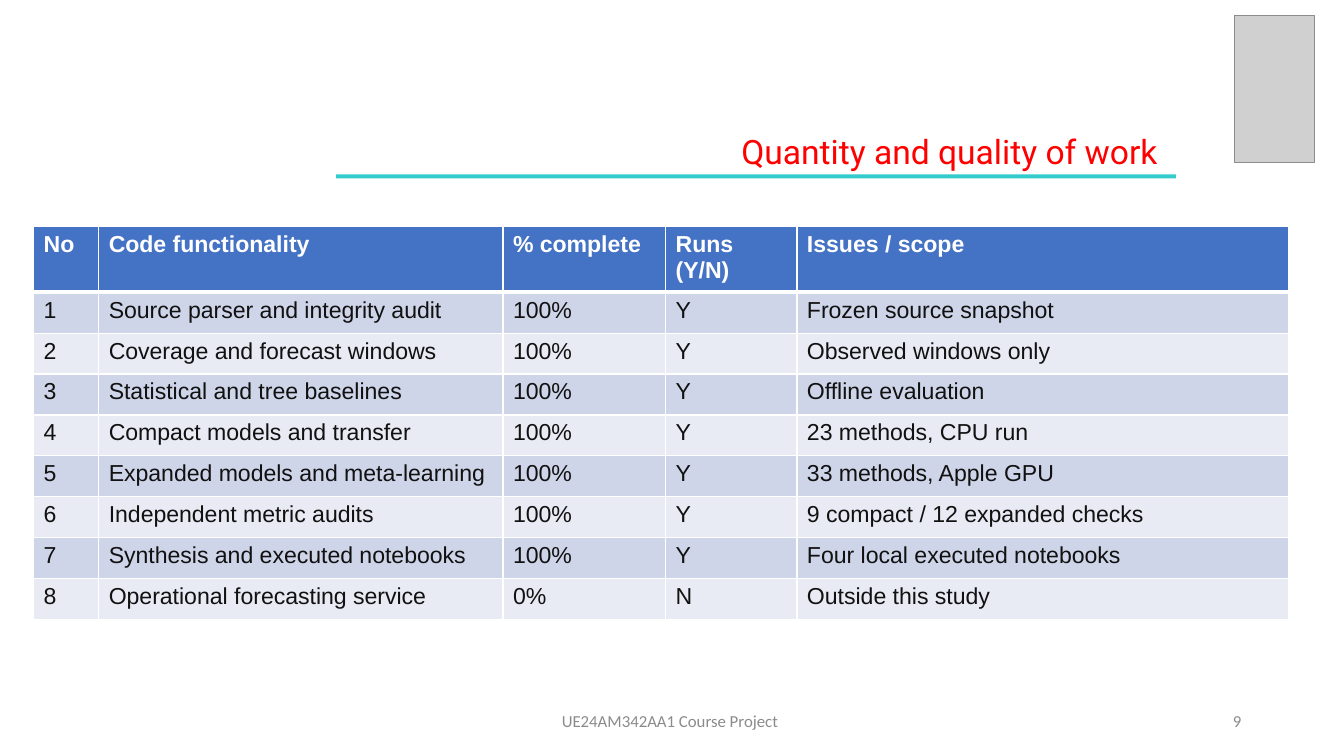
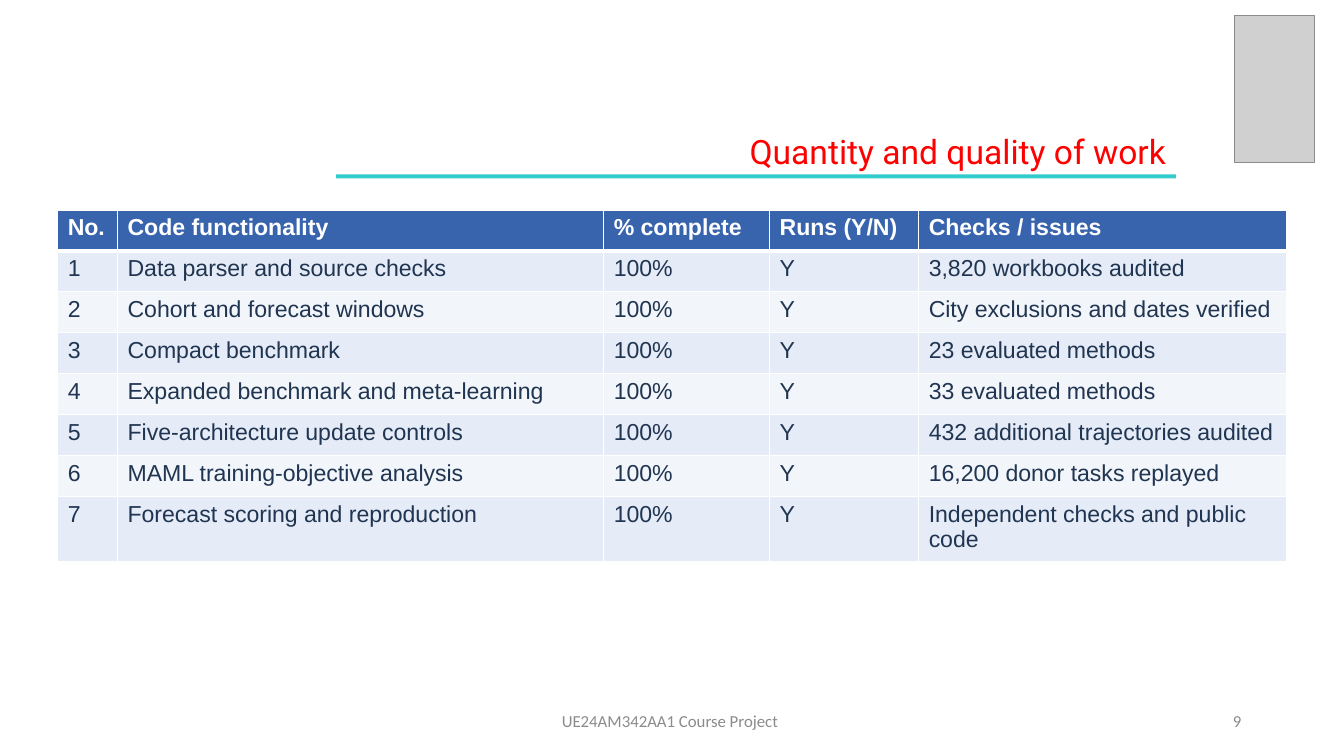
Before and after one commit to arjunsrikanthh/afml-course-project, a slide deck: slide 9 of slides/AFML_Final_Presentation.pptx. Drawn at 1344x756 pixels with LibreOffice and Linux fonts; fonts in the diff are those of the drawing; grey boxes stand for pictures. Boxes give left, top, right and bottom in pixels: in the first picture for what was removed or moved away, otherwise in the second. Text is boxed around its words. In the diff, an @@ line names an element or a change of style, - is before the commit and + after.

```diff
--- a/slides/AFML_Final_Presentation.pptx
+++ b/slides/AFML_Final_Presentation.pptx
@@ text "Quantity and quality of work": place and size @@
-text "Quantity and quality of work" at [741, 138, 1158, 171]
+text "Quantity and quality of work" at [750, 138, 1166, 171]
@@ table at [57, 210, 1287, 628] @@
-row 1: No | Code functionality | % complete | Runs (Y/N) | Issues / scope
-row 2: 1 | Source parser and integrity audit | 100% | Y | Frozen source snapshot
-row 3: 2 | Coverage and forecast windows | 100% | Y | Observed windows only
-row 4: 3 | Statistical and tree baselines | 100% | Y | Offline evaluation
-row 5: 4 | Compact models and transfer | 100% | Y | 23 methods, CPU run
-row 6: 5 | Expanded models and meta-learning | 100% | Y | 33 methods, Apple GPU
-row 7: 6 | Independent metric audits | 100% | Y | 9 compact / 12 expanded checks
-row 8: 7 | Synthesis and executed notebooks | 100% | Y | Four local executed notebooks
-row 9: 8 | Operational forecasting service | 0% | N | Outside this study
+row 1: No. | Code functionality | % complete | Runs (Y/N) | Checks / issues
+row 2: 1 | Data parser and source checks | 100% | Y | 3,820 workbooks audited
+row 3: 2 | Cohort and forecast windows | 100% | Y | City exclusions and dates verified
+row 4: 3 | Compact benchmark | 100% | Y | 23 evaluated methods
+row 5: 4 | Expanded benchmark and meta-learning | 100% | Y | 33 evaluated methods
+row 6: 5 | Five-architecture update controls | 100% | Y | 432 additional trajectories audited
+row 7: 6 | MAML training-objective analysis | 100% | Y | 16,200 donor tasks replayed
+row 8: 7 | Forecast scoring and reproduction | 100% | Y | Independent checks and public code
@@ table: place and size @@
-table at [33, 227, 1289, 668]
+table at [57, 210, 1287, 628]
```
Also in this commit, not shown: 5 other slides changed, 8 slides added, 6 slides removed, 35 other files.
